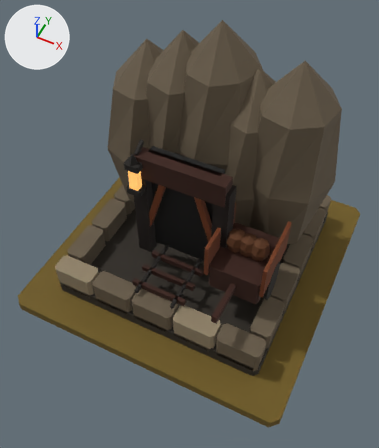
The glTF model art/mine_t4/mine_t4.glb, before and after one commit.
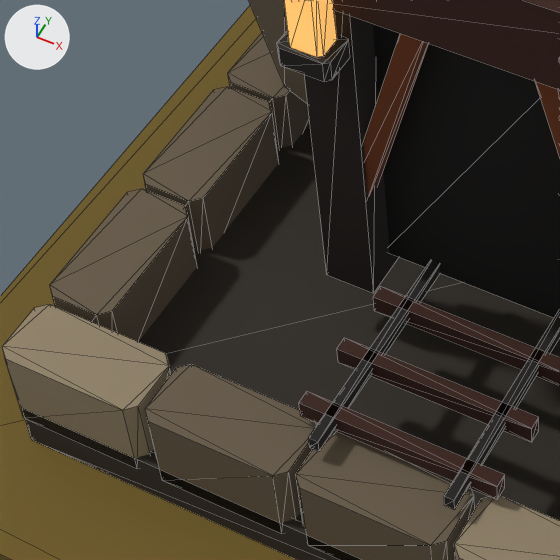
There are two pictures of each version: one whole from a 50 mm camera at (0.69, -1.503, 2.109) aimed at (0.026, -0.175, 0.449), one close up on the part from 14% to 53% of the width and 39% to 72% of the height. The lights are fixed; the arrows at upper left show +X, +Y and +Z. The first two pictures are the older version. The close-ups show mesh edges as thin lines.

Objects in the first close-up: 'MMR | mine | T04 Architecture.001', 'MMR | mine | Tier 04 Ground.001'.
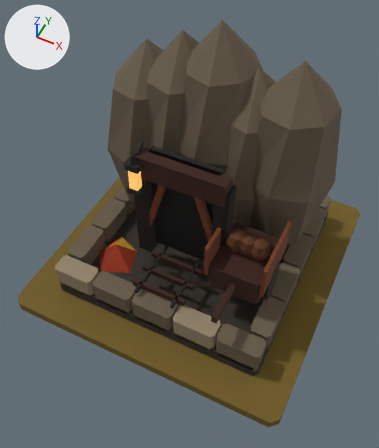
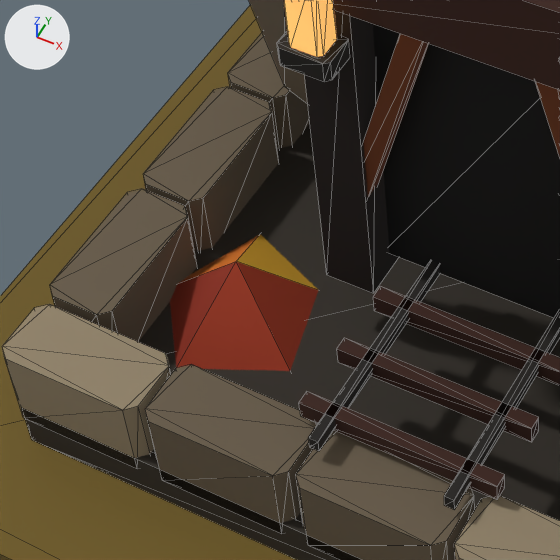
Location of each change, (x1, y1, x2, y2) in pixels of the close-ups (560 x 560 px):
'MMR | mine | T04 Autumn Dressing.001', added (red)
    after: (170, 234, 318, 371)

The edits, one by one:
Mesh me_mmr___mine___t04_autumn_dressing_001 is new.
It has 6 vertices, 5 faces and spans x -0.43..-0.214, y -0.373..-0.13, z 0.062..0.162.
It uses material mat_mmr___shared_palette_atlas (picture img_mmr_shared_color_palette_64).
Object 'MMR | mine | T04 Autumn Dressing.001' (ob_mmr___mine___t04_autumn_dressing_001) is new; it shows me_mmr___mine___t04_autumn_dressing_001.
Its location is (0.0, 0.0, 0.05).
